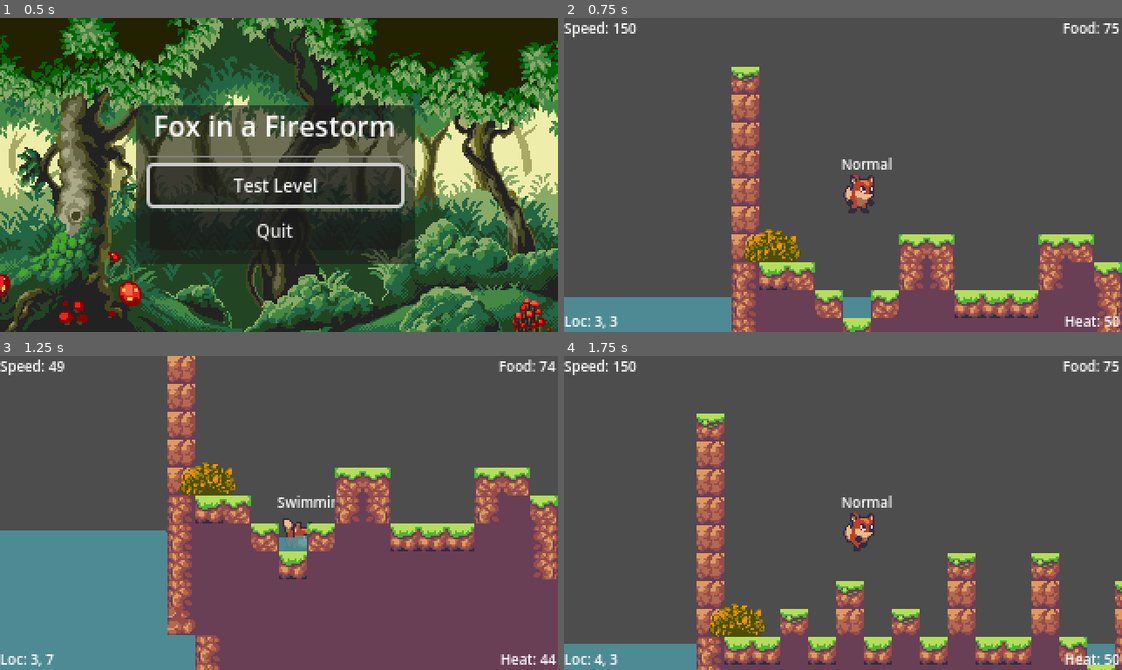
Above: before the commit, frames 1-4 (two rows, left to right).
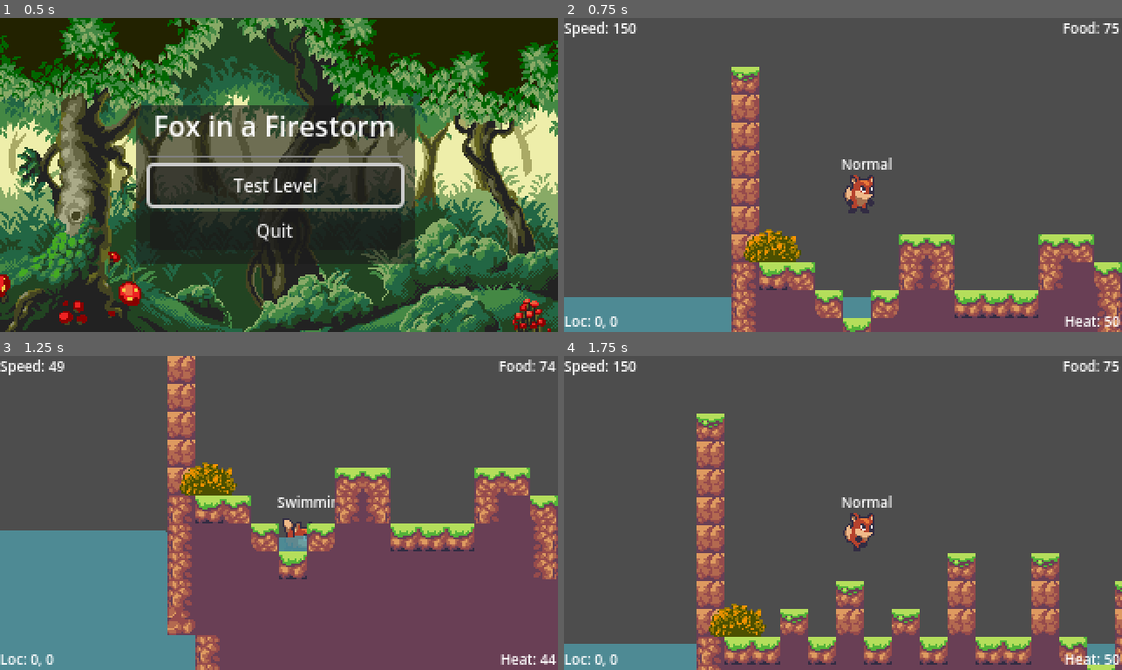
Above: after the commit, the same moments.

Repository: JP-Dhabolt/fox-in-a-firestorm
Game: Godot game, scene res://scenes/levels/Main.tscn
Two runs of this game, one before a commit and one after it. Both use one fixed random seed, a clock stepped at 60 frames per second and the inputs below. The engine's default icon, where the game draws it, is replaced by a stand-in: a white triangle on a blue panel in a dark square.
Inputs (mouse positions are in pixels of both pictures, inside the frame that each line leads up to):
- Up to frame 1 (0.5 s): no input
- Up to frame 2 (0.75 s): click "Test Level" at 0.5 s
- Up to frame 3 (1.25 s): no input
- Up to frame 4 (1.75 s): tap Enter at 1.25 s; move the mouse to (965, 497) at 1.27 s; hold D (move_right) from 1.28 s (still down); hold Shift from 1.28 s (still down); click (965, 497) at 1.42 s; tap Space (jump) at 1.52 s

Frame 1 is identical in both runs. In frame 2, less than 0.1% of the frame differs, in the area x 5-10%, y 95-99%; in frame 3, less than 0.1%; in frame 4, less than 0.1%.
Error after the commit: Invalid access to property or key 'tilemap' on a base object of type 'Node2D (TerrainGenerator)'. (res://scenes/interface/HUD/LocLabel.gd:11)

Commit message:
Remove GUT

Diff:
--- a/game/scenes/interface/HUD/LocLabel.gd
+++ b/game/scenes/interface/HUD/LocLabel.gd
@@ -1,6 +1,6 @@
 extends Label
 
-var ground_layer: TileMapLayer
+var tilemap: TileMap
 var player: Player
 
 func _ready():
@@ -8,9 +8,9 @@
 	player = owner.player as Player
 	assert(player != null, "Player must be available to use this node")
 	await owner.terrain_generator.ready
-	ground_layer = owner.terrain_generator.ground_layer as TileMapLayer
-	assert(ground_layer != null, "TerrainGenerator GroundLayer must be available to use this node")
+	tilemap = owner.terrain_generator.tilemap as TileMap
+	assert(tilemap != null, "TerrainGenerator TileMape must be available to use this node")
 
 func _process(_delta):
-	var tile_pos := ground_layer.local_to_map(player.global_position)
+	var tile_pos := tilemap.local_to_map(player.global_position)
 	text = "Loc: " + str(tile_pos.x) + ", " + str(tile_pos.y)
--- a/game/tests/unit/test_gut.gd
+++ /dev/null
@@ -1,7 +0,0 @@
-extends GutTest
-
-class TestGut:
-	extends GutTest
-
-	func test_gut_works():
-		assert_true(true, 'Gut should work')
Not shown, removed: game/.gut_editor_config.json
Not shown, removed: game/.gut_editor_shortcuts.cfg
Not shown, removed: game/.gutconfig.json
Not shown, removed: game/addons/gut/GutScene.gd
Not shown, removed: game/addons/gut/GutScene.tscn
Not shown, removed: game/addons/gut/UserFileViewer.gd
Not shown, removed: game/addons/gut/UserFileViewer.tscn
Not shown, removed: game/addons/gut/autofree.gd
Not shown, removed: game/addons/gut/awaiter.gd
Not shown, removed: game/addons/gut/comparator.gd
Not shown, removed: game/addons/gut/compare_result.gd
Not shown, removed: game/addons/gut/diff_formatter.gd
(and 105 more such lines)
